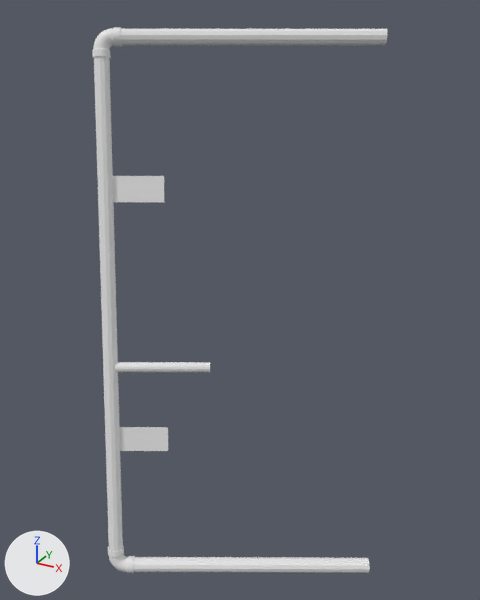
An edit to the COLLADA model SubjuGator/simulation/subjugator_gazebo/models/start_gate_2022/start_gate.dae, drawn before and after from the same camera.
Camera for both pictures: a camera (50 mm lens) standing at (3.39, -4.34, -0.7) and looking at (1.62, -1.12, -2.3). Arrows for +X, +Y and +Z are at lower left; the lights stay in place.

The older version as bpy lines, for what is in view:
```python
me_node_1 = bpy.data.meshes.new('node_1')
me_node_1.from_pydata(...)  # 4822 vertices, 9648 faces; spans x 0.71..2.58, y -1.93..-0.37, z -3.99..-0.8
ob_node_1 = bpy.data.objects.new('node_1', me_node_1)
ob_node_1.location = (0.0, 0.0, 0.0)
```
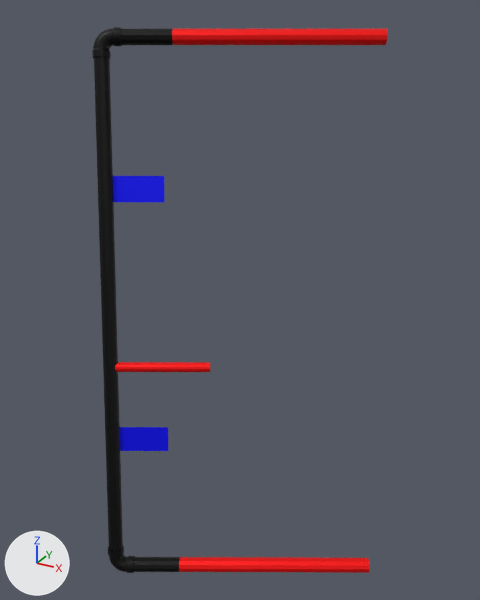
Where the newer file only moved an object's origin or applied its transform, the numbers keep the older frame.

What differs and where, as boxes (x1, y1, x2, y2) in the pictures (480 x 600 px):
part 1 of me_node_1, added (red)
    after: (115, 362, 210, 372)
part 2 of me_node_1, added (red)
    after: (120, 29, 388, 45)
part 3 of me_node_1, added (red)
    after: (133, 557, 370, 573)
part 4 of me_node_1, recoloured (grey to black)
    both: (92, 27, 135, 573)
part 5 of me_node_1, recoloured (grey to blue)
    both: (113, 176, 168, 451)

Diff of the bpy script that builds the scene:
```diff
--- a/SubjuGator/simulation/subjugator_gazebo/models/start_gate_2022/start_gate.dae.py
+++ b/SubjuGator/simulation/subjugator_gazebo/models/start_gate_2022/start_gate.dae.py
@@ mat_red @@
+mat_red = principled_material('Red')
+mat_red.base_color = (1.0, 0.0, 0.0)  # red #ff0000
+mat_red.metallic = 0.5
@@ mat_placard @@
+mat_placard = principled_material('Placard')
+mat_placard.base_color = (0.0, 0.0, 1.0)  # blue #0000ff
+mat_placard.metallic = 0.5
@@ mat_black @@
+mat_black = principled_material('Black')
+mat_black.base_color = (0.0, 0.0, 0.0)  # black #000000
+mat_black.metallic = 0.5
@@ me_node_1 @@
 # used by ob_node_1; location = (0.0, 0.0, 0.0)
-me_node_1.from_pydata(...)  # 4822 vertices, 9648 faces; spans x 0.71..2.58, y -1.93..-0.37, z -3.99..-0.8
+me_node_1.from_pydata(...)  # 4978 vertices, 10116 faces; spans x 0.71..2.58, y -1.93..-0.37, z -3.99..-0.8
+# me_node_1 part 1: 60 vertices added at x 1.33..1.36, y -1.44..-1.39, z -2.72..-2.66
+# me_node_1 part 2: 48 vertices added at x 1.09..1.13, y -1.02..-0.94, z -0.89..-0.8
+# me_node_1 part 3: 48 vertices added at x 1.49..1.53, y -1.75..-1.67, z -3.98..-3.9
+# me_node_1 part 4: 9395 faces spanning x 0.71..1.28, y -1.93..-1.08, z -3.99..-0.8 switch from no material to mat_black (black #000000)
+# me_node_1 part 5: 19 faces spanning x 0.89..1.36, y -1.71..-1.18, z -3.21..-1.59 switch from no material to mat_placard (blue #0000ff)
+me_node_1.materials.append(mat_red)  # red #ff0000
```
